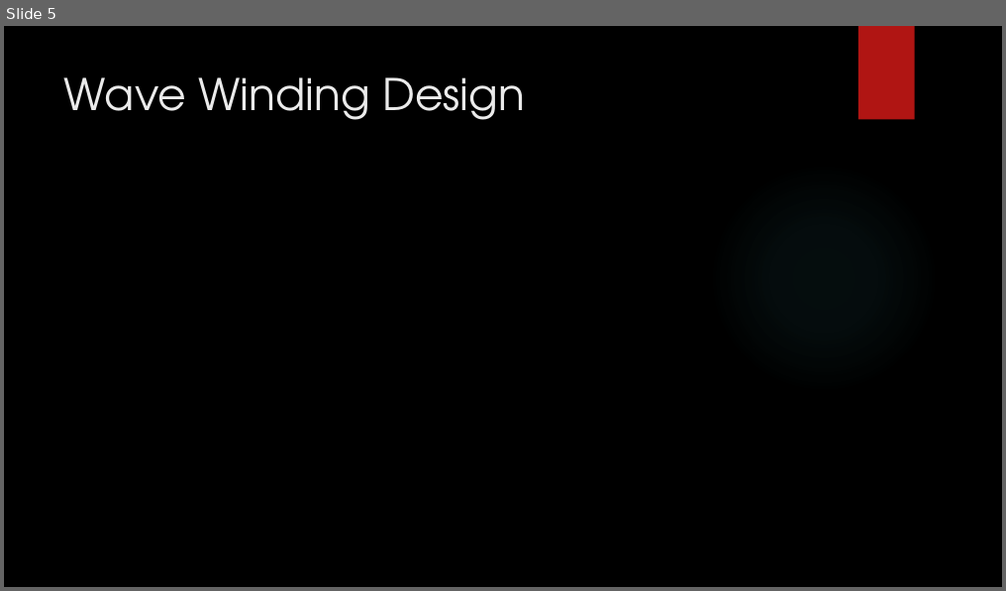
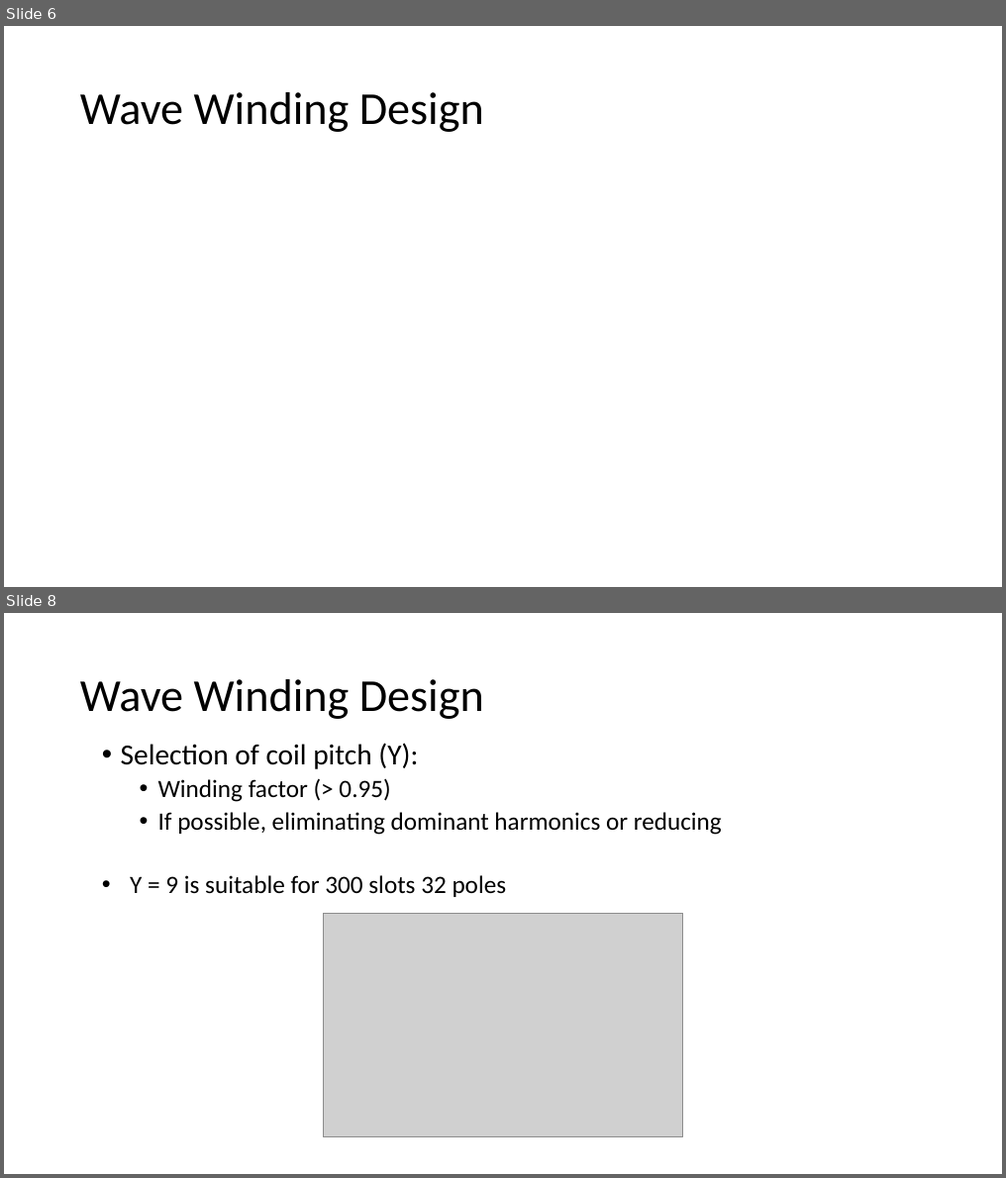
Before and after one commit to sametyakut/Studies, a slide deck: Presentations/Keysani_Sunum_Winding_Design_2023_03_08.pptx. Shown one above the other, each under a label of ours: slide 5 before the commit, slides 6 and 8 after it; the slides between them are not shown. The pictures are 1006x591 and 1006x1178 pixels, drawn with LibreOffice and Linux fonts; fonts in the diff are those of the drawing; grey boxes stand for pictures; background and template pictures are left out. Boxes give left, top, right and bottom in pixels: in the first picture for what was removed or moved away, otherwise in the second. Text is boxed around its words. In the diff, an @@ line names an element or a change of style, - is before the commit and + after.

```diff
--- a/Presentations/Keysani_Sunum_Winding_Design_2023_03_08.pptx
+++ b/Presentations/Keysani_Sunum_Winding_Design_2023_03_08.pptx
@@ slide 8 added at (x1=4, y1=613, x2=1002, y2=1174), background #FFFFFF @@
@@ title added at (x1=80, y1=679, x2=484, y2=719), 44 pt, text #000000 @@
+Wave Winding Design
@@ text added at (x1=121, y1=743, x2=722, y2=897), 24 pt, text #000000 @@
+• Selection of coil pitch (Y):
+  • Winding factor (> 0.95)
+  • If possible, eliminating dominant harmonics or reducing
+  • Y = 9 is suitable for 300 slots 32 poles
@@ picture added at (x1=323, y1=913, x2=683, y2=1137) @@
@@ what was slide 5 is now slide 6 @@
@@ slide 6 changed as well @@
@@ background picture (left out) to #FFFFFF @@
@@ rectangle removed at (x1=858, y1=26, x2=915, y2=120) @@
@@ title "Wave Winding Design" moved from (x1=64, y1=77, x2=525, y2=120) to (x1=80, y1=92, x2=484, y2=132) @@
@@ title "Wave Winding Design" at (x1=80, y1=92, x2=484, y2=132): size 42 to 44 pt, font TeX Gyre Adventor to Calibri, text colour #EBEBEB to #000000; line spacing 1 to 0.9; vertical alignment top to middle @@
@@ ellipse removed at (x1=709, y1=163, x2=939, y2=393) @@
```
Also in this commit, not shown: 10 other slides changed, 9 other slides added, 1 slide removed.
